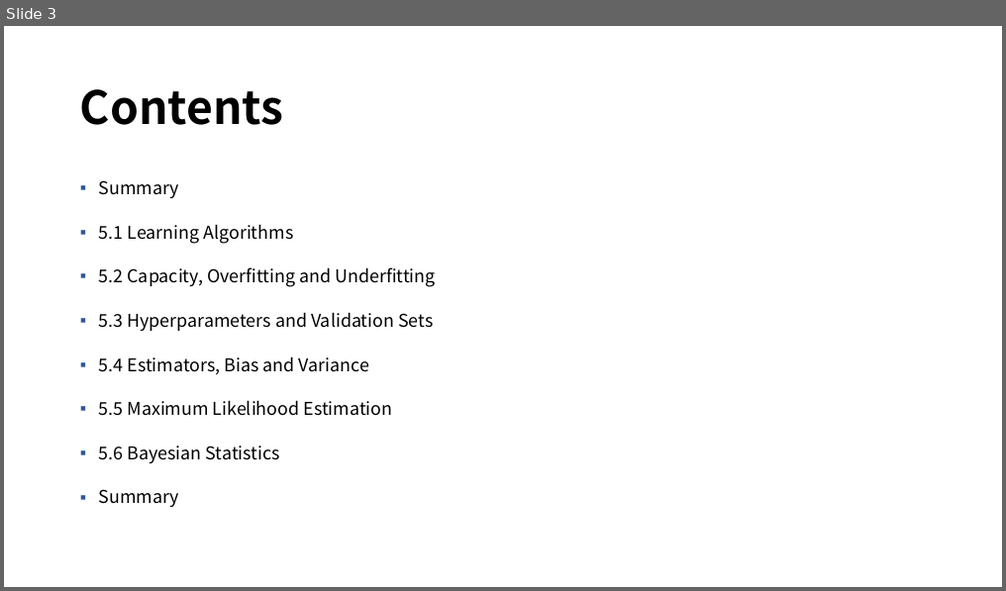
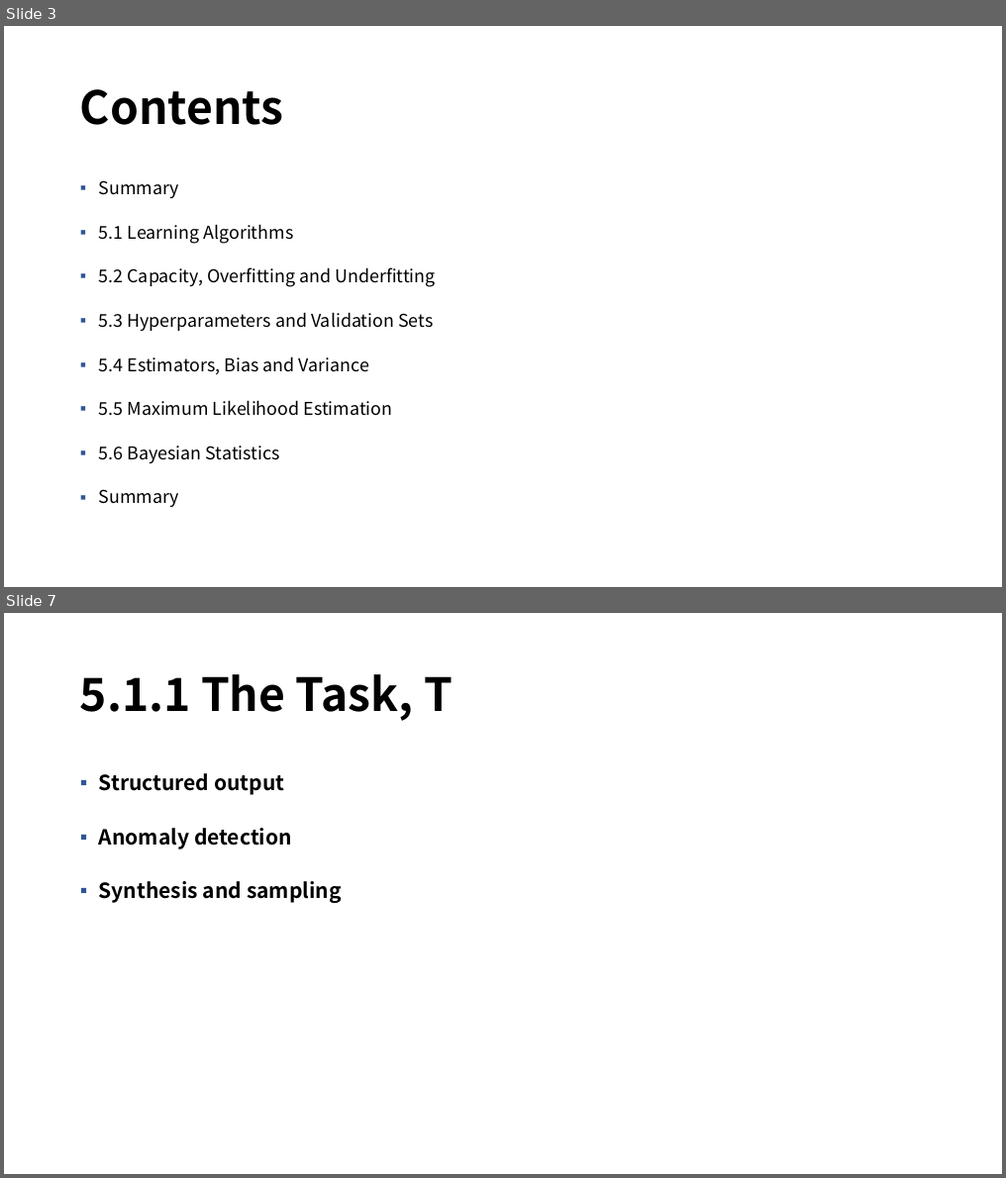
Before and after one commit to mmvv11/GraduateStudies, a slide deck: DeepLearningStudy/5-1. Machine Learning Basics, 230210, 정지운.pptx. Shown one above the other, each under a label of ours: slide 3 before the commit, slides 3 and 7 after it; the slides between them are not shown. The pictures are 1006x591 and 1006x1178 pixels, drawn with LibreOffice and Linux fonts; fonts in the diff are those of the drawing; background and template pictures are left out. Boxes give left, top, right and bottom in pixels: in the first picture for what was removed or moved away, otherwise in the second. Text is boxed around its words. In the diff, an @@ line names an element or a change of style, - is before the commit and + after.

```diff
--- a/DeepLearningStudy/5-1. Machine Learning Basics, 230210, 정지운.pptx
+++ b/DeepLearningStudy/5-1. Machine Learning Basics, 230210, 정지운.pptx
@@ slide 7 added at [4,613,1002,1174], background picture (left out) @@
@@ title added at [80,674,452,721], 44 pt, text #000000, bold @@
+5.1.1 The Task, T
@@ text added at [99,773,342,903], 20 pt, text #000000, bold @@
+▪ Structured output
+▪ Anomaly detection
+▪ Synthesis and sampling
```
Also in this commit, not shown: 1 slide changed, 5 other slides added.
